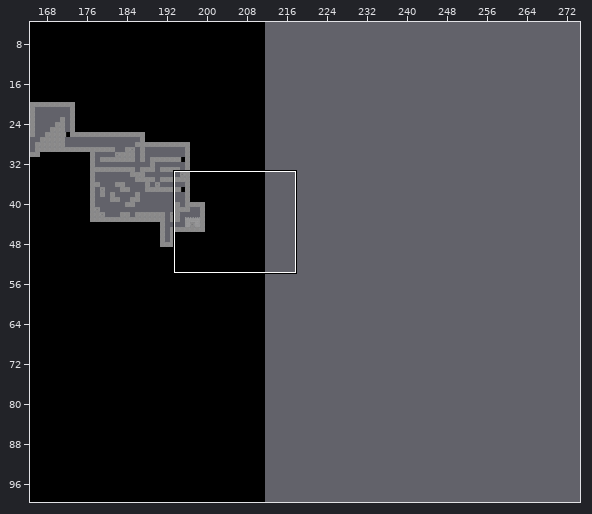
A Tiled map gets an edit: map/map05.tmx. Above: a wide view before the commit, with the close-up outlined.
Close-up. Before the edit:
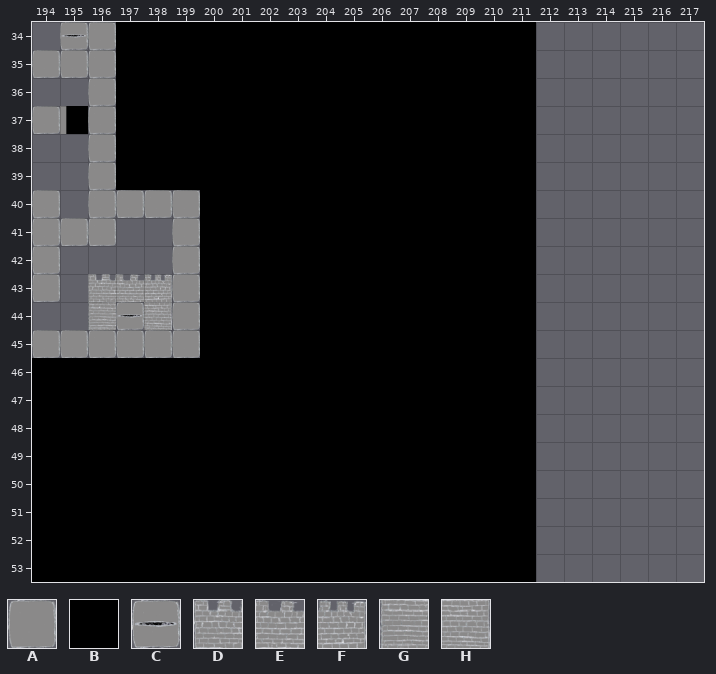
Cells are 70x70 px. Shown: x 194..217, y 34..53. The commit also changed other parts of the map, which this record leaves out.
Key: from "blocks": A 4; from "colors": B 4; from "evileye-ani": C 0; from "wall": D 0, E 1, F 2, G 3, H 5.
_ is an empty cell.
Layer "Tile Layer 1" before, first column x 194:
34 __ABBBBBBBBBBBBBBB______
35 AAABBBBBBBBBBBBBBB______
36 __ABBBBBBBBBBBBBBB______
37 A_ABBBBBBBBBBBBBBB______
38 __ABBBBBBBBBBBBBBB______
39 __ABBBBBBBBBBBBBBB______
40 A_AAAABBBBBBBBBBBB______
41 AAA__ABBBBBBBBBBBB______
42 A____ABBBBBBBBBBBB______
43 A_DEFABBBBBBBBBBBB______
44 __GCHABBBBBBBBBBBB______
45 AAAAAABBBBBBBBBBBB______
46 BBBBBBBBBBBBBBBBBB______
47 BBBBBBBBBBBBBBBBBB______
48 BBBBBBBBBBBBBBBBBB______
49 BBBBBBBBBBBBBBBBBB______
50 BBBBBBBBBBBBBBBBBB______
51 BBBBBBBBBBBBBBBBBB______
52 BBBBBBBBBBBBBBBBBB______
53 BBBBBBBBBBBBBBBBBB______
After the commit:
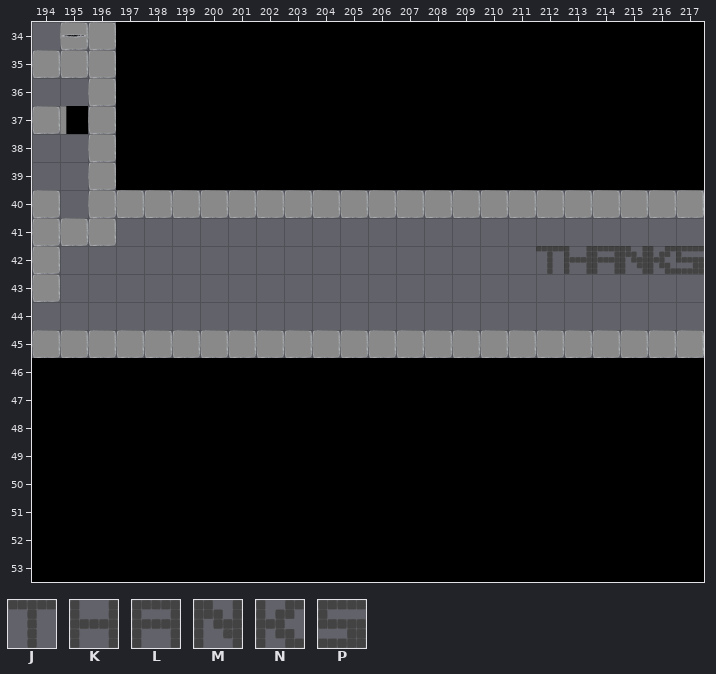
Further tiles: from "text": J 63, K 64, L 65, M 66, N 67, P 68.
Difference:
Layer "Tile Layer 1":
Tile B gives way to tile A in row 40 at x 200 to 211; in row 45 at x 200 to 211.
The edit adds tile A in row 40 at x 212 to 217; in row 45 at x 212 to 217.
The edit adds tile B in rows 34 to 39 at x 212 to 217; in rows 46 to 53 at x 212 to 217.
The edit adds tile J in row 42 at x 212.
The edit adds tile K in row 42 at x 213.
The edit adds tile L in row 42 at x 214.
The edit adds tile M in row 42 at x 215.
The edit adds tile N in row 42 at x 216.
The edit adds tile P in row 42 at x 217.
The author cleared tile A in rows 41 to 44 at x 199.
The author cleared tile B in rows 41 to 44 at x 200 to 211.
The author cleared tile C in row 44 at x 197.
The author cleared tile D in row 43 at x 196.
The author cleared tile E in row 43 at x 197.
The author cleared tile F in row 43 at x 198.
The author cleared tile G in row 44 at x 196.
The author cleared tile H in row 44 at x 198.
Where, in picture pixels (left, top, right, bottom), the same in both close-ups:
changed: (88, 22, 704, 582)
